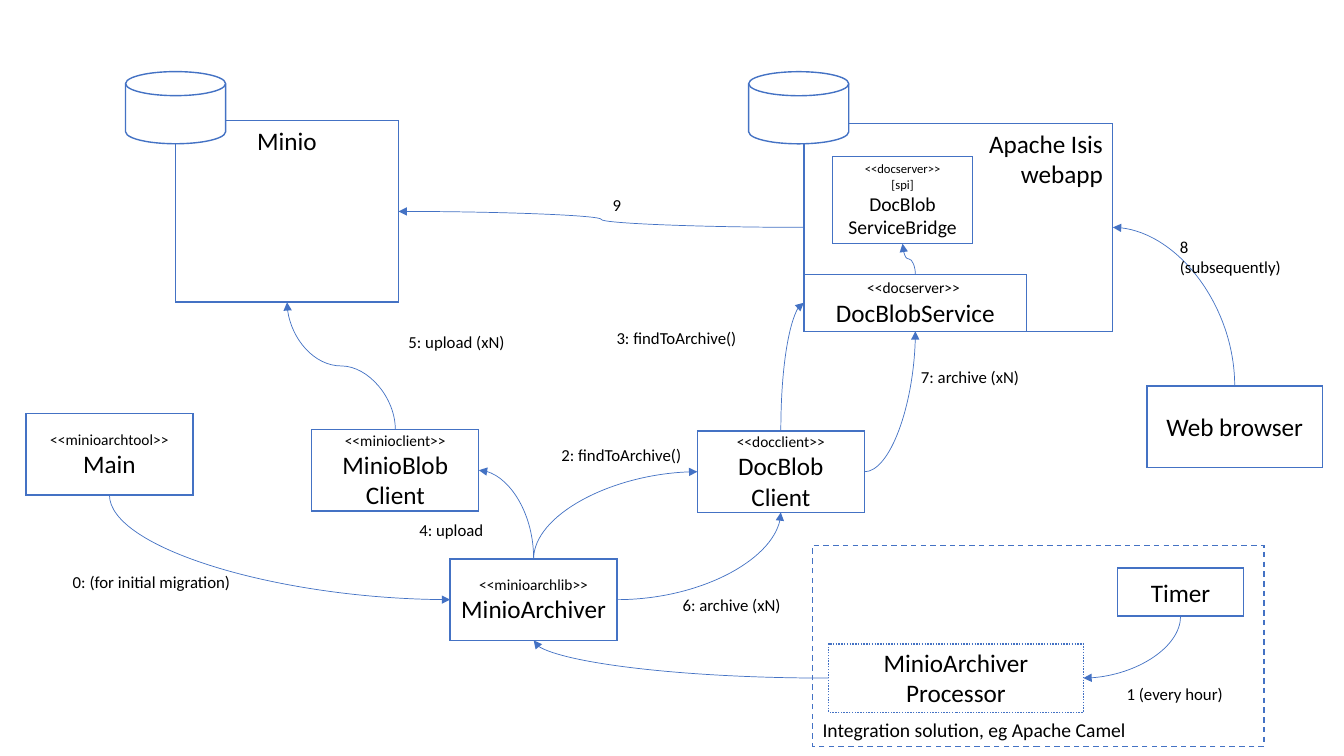
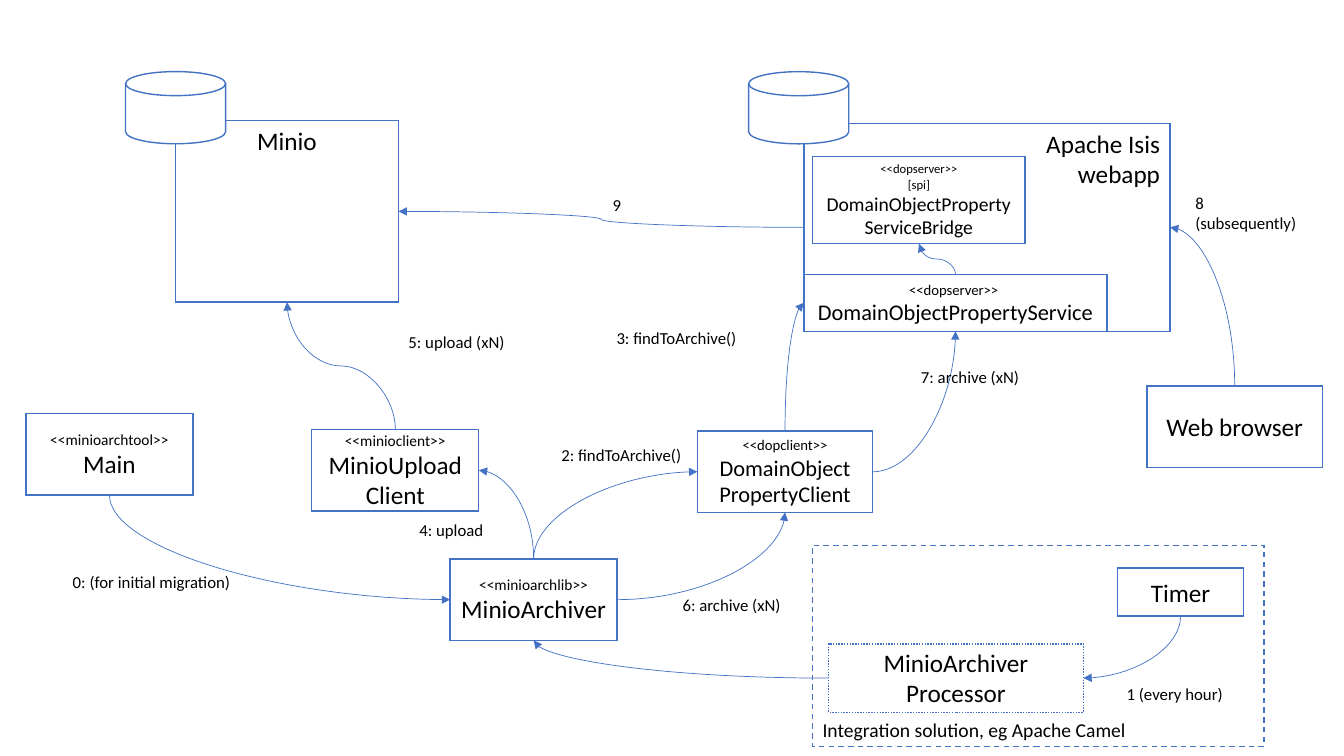
Before and after one commit to incodehq/incode-platform, a slide deck: slide 1 of adocs/documentation/src/main/asciidoc/modules/lib/minio/images/design-sketch.pptx. Drawn at 1344x756 pixels with LibreOffice and Linux fonts; fonts in the diff are those of the drawing. Boxes give left, top, right and bottom in pixels: in the first picture for what was removed or moved away, otherwise in the second. Text is boxed around its words. In the diff, an @@ line names an element or a change of style, - is before the commit and + after.

Commit message:
#103 - support multiple properties, and also blob and clob

```diff
--- a/adocs/documentation/src/main/asciidoc/modules/lib/minio/images/design-sketch.pptx
+++ b/adocs/documentation/src/main/asciidoc/modules/lib/minio/images/design-sketch.pptx
@@ rectangle "Apache Isis webapp": place and size @@
-rectangle "Apache Isis webapp" at [805,123,1114,331]
+rectangle "Apache Isis webapp" at [805,123,1171,331]
@@ rectangle "<<dopserver>> [spi] DomainObjectProperty ServiceBridge": place and size @@
-rectangle "<<dopserver>> [spi] DomainObjectProperty ServiceBridge" at [833,156,972,244]
+rectangle "<<dopserver>> [spi] DomainObjectProperty ServiceBridge" at [813,156,1025,244]
@@ text in rectangle at [827,164,1011,238]: text changed @@
-<<docserver>>
-[spi]
-DocBlob
-ServiceBridge
+<<dopserver>>
+[spi]
+DomainObjectProperty
+ServiceBridge
@@ text "8": place and size @@
-text "8" at [1180,241,1281,277]
+text "8" at [1195,197,1296,232]
@@ curved arrow moved from (1235, 386) - (1113, 228) to (1235, 386) - (1171, 228) @@
@@ curved arrow moved from (915, 274) - (902, 244) to (956, 274) - (920, 244) @@
@@ rectangle "<<dopserver>> DomainObjectPropertyService": place and size @@
-rectangle "<<dopserver>> DomainObjectPropertyService" at [805,274,1027,331]
+rectangle "<<dopserver>> DomainObjectPropertyService" at [805,274,1108,331]
@@ text in rectangle at [818,284,1093,324]: text changed; size 18 to 16 pt @@
-<<docserver>>
-DocBlobService
+<<dopserver>>
+DomainObjectPropertyService
@@ curved arrow moved from (781, 432) - (805, 302) to (785, 432) - (805, 302) @@
@@ curved arrow moved from (865, 472) - (915, 332) to (873, 472) - (956, 332) @@
@@ text in rectangle at [329,435,462,511]: text changed; size 11 to 18 pt @@
-<<minioclient>>
-MinioBlob Client
+<<minioclient>>
+MinioUpload Client
@@ rectangle "<<dopclient>> DomainObject PropertyClient": place and size @@
-rectangle "<<dopclient>> DomainObject PropertyClient" at [698,432,865,513]
+rectangle "<<dopclient>> DomainObject PropertyClient" at [698,432,873,513]
@@ text in rectangle at [719,440,851,506]: text changed; size 11 to 16 pt @@
-<<docclient>>
-DocBlob
-Client
+<<dopclient>>
+DomainObject
+PropertyClient
@@ curved arrow moved from (617, 600) - (781, 512) to (617, 600) - (785, 512) @@
```
Also in this commit, not shown: 46 other files.
